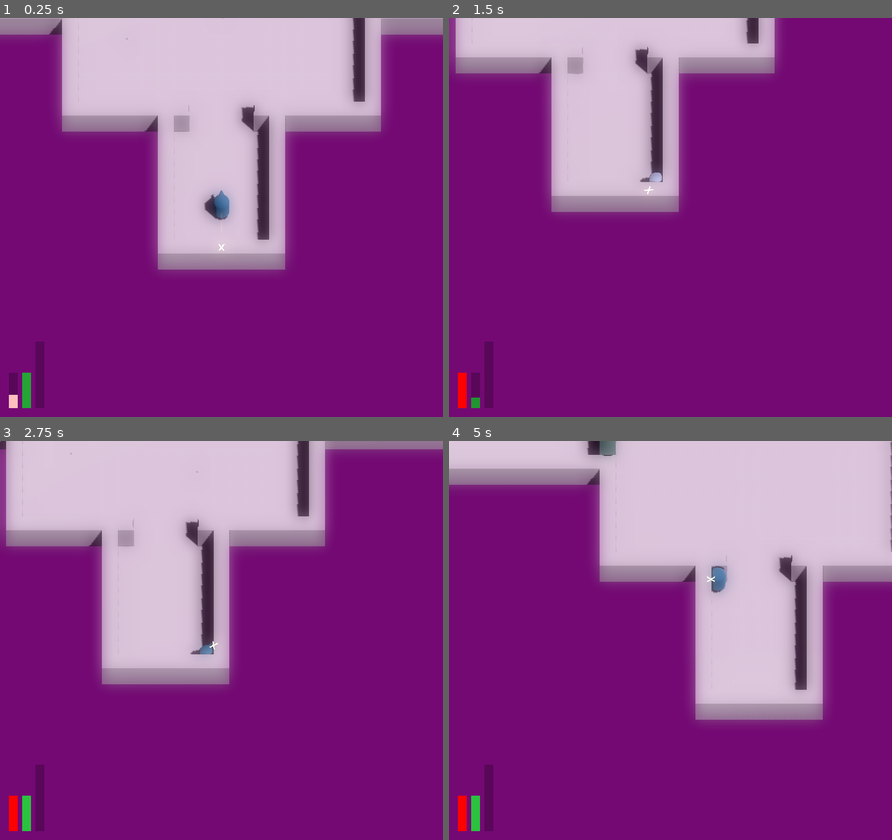
Above: before the commit, frames 1-4 (two rows, left to right).
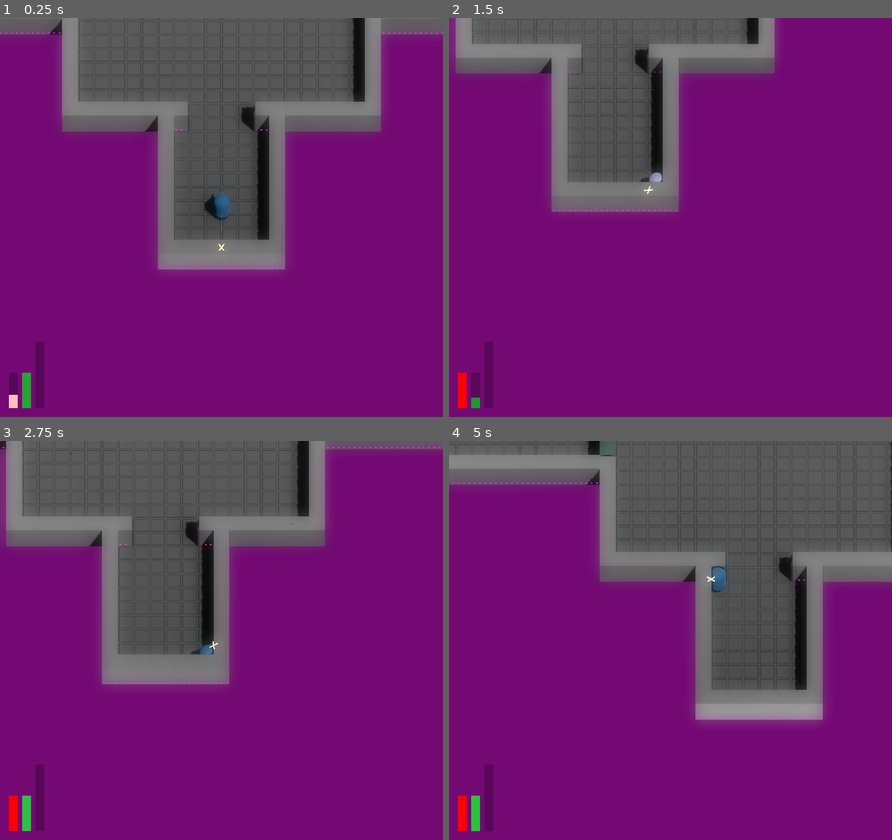
Above: after the commit, the same moments.

Repository: JackEvans24/bullet-absorb
Game: Godot game, scene res://scenes/main.tscn
Same seed, same stepped clock (60 frames per second), same inputs: the game is played once before the commit and once after it.
Inputs (mouse positions are in pixels of both pictures, inside the frame that each line leads up to):
- Up to frame 1 (0.25 s): no input
- Up to frame 2 (1.5 s): move the mouse to (767, 197) at 0.52 s; hold D (move_right) 0.53-1.28 s; hold Ctrl (absorb) 0.53-1.28 s; move the mouse to (581, 237) at 1.27 s; hold S (move_back) from 1.28 s (still down); tap Space (dash) at 1.35 s
- Up to frame 3 (2.75 s): move the mouse to (265, 552) at 2.02 s; release S (move_back) at 2.03 s; press the mouse at (265, 552) at 2.03 s; hold D (move_right) from 2.03 s (still down)
- Up to frame 4 (5 s): move the mouse to (648, 720) at 2.77 s; release D (move_right) at 2.78 s; release the mouse at (648, 720) at 2.78 s; hold W (move_forward) 2.78-3.53 s; tap Ctrl (absorb) at 2.85 s; move the mouse to (803, 700) at 3.52 s; hold A (move_left) from 3.53 s (still down); tap Space (dash) at 3.6 s; move the mouse to (537, 580) at 4.27 s; click (537, 580) at 4.35 s

The runs differ from the first frame. In frame 1, 31% of the frame differs, in the area x 0-100%, y 0-63%; in frame 2, 20%; in frame 3, 29%; in frame 4, 36%, in the area x 0-100%, y 0-70%.

Commit message:
chore: tweak absorb profile values

Diff:
--- a/data/camera/absorb_screen_shake.tres
+++ b/data/camera/absorb_screen_shake.tres
@@ -7,6 +7,6 @@
 priority = 2
 punch = 1.0
 tremolo = 2
-decay = 3.0
-impulse_max = Vector3(0.8, 0.5, 0)
+decay = 5.0
+impulse_max = Vector3(1.4, 1, 0)
 roll_max = 0.02
--- a/data/camera/absorb_windup_profile.tres
+++ b/data/camera/absorb_windup_profile.tres
@@ -7,6 +7,6 @@
 priority = 1
 punch = 1.0
 tremolo = 5
-decay = -1.0
+decay = -2.0
 impulse_max = Vector3(0.1, 0.1, 0)
 roll_max = 0.0
